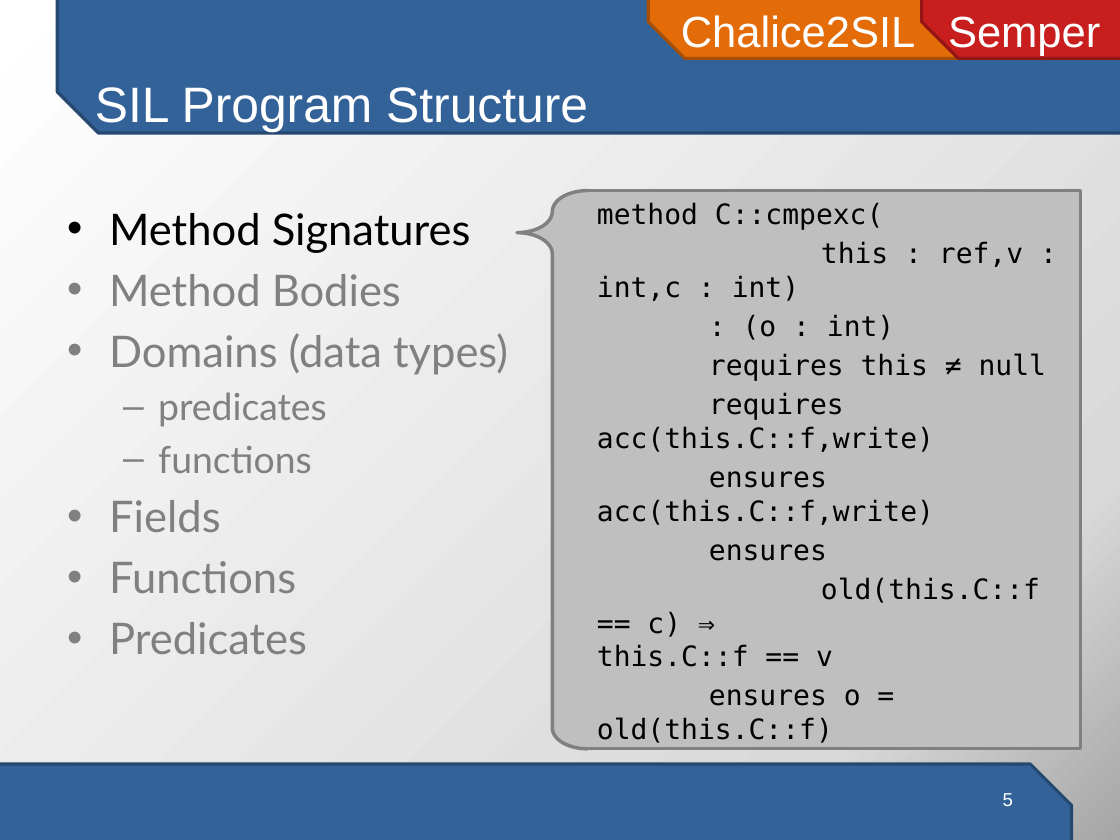
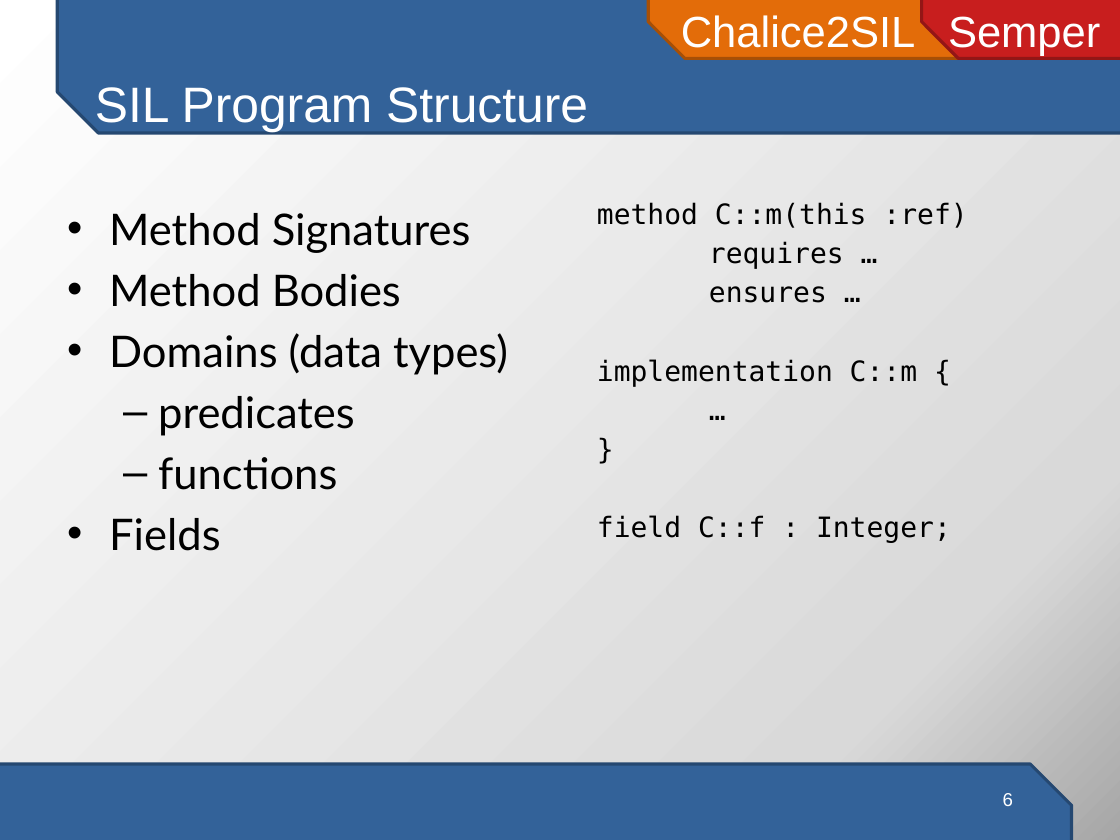
Before and after one commit to viperproject/chalice2silver, a slide deck: slide 6 of chalice2sil/doc/presentation/chalice2sil-presentation.pptx (slide 5 before the commit). Drawn at 1120x840 pixels with LibreOffice and Linux fonts; fonts in the diff are those of the drawing. Boxes give left, top, right and bottom in pixels: in the first picture for what was removed or moved away, otherwise in the second. Text is boxed around its words. In the diff, an @@ line names an element or a change of style, - is before the commit and + after.

```diff
--- a/chalice2sil/doc/presentation/chalice2sil-presentation.pptx
+++ b/chalice2sil/doc/presentation/chalice2sil-presentation.pptx
@@ left brace removed at <box>517,190,588,748</box> @@
@@ text "method C::m(this :ref)": place and size @@
-text "method C::m(this :ref)" at <box>586,190,1081,748</box>
+text "method C::m(this :ref)" at <box>597,202,967,543</box>
@@ text "method C::m(this :ref)" at <box>597,202,967,543</box>: fill #BFBFBF to none; outline #808080 2.25 pt to none @@
@@ text at <box>597,202,967,543</box>: text changed @@
-method C::cmpexc(
-this : ref,v : int,c : int)
-: (o : int)
-requires this ≠ null
-requires acc(this.C::f,write)
-ensures acc(this.C::f,write)
-ensures
-old(this.C::f == c) ⇒ this.C::f == v
-ensures o = old(this.C::f)
+method C::m(this :ref)
+requires …
+ensures …
+implementation C::m {
+…
+}
+field C::f : Integer;
@@ text at <box>109,274,508,551</box>: text colour #808080 to #000000 in "Method Bodies", "Domains (data types)", "predicates", "functions" and 1 more places; size 24 to 28 pt in "predicates", "functions" @@
@@ text at <box>109,561,307,654</box>: paragraphs removed @@
-• Functions
-• Predicates
@@ page number at <box>1003,793,1013,806</box>: text changed @@
-5
+6
```
Also in this commit, not shown: 2 other slides changed, 2 slides added.
